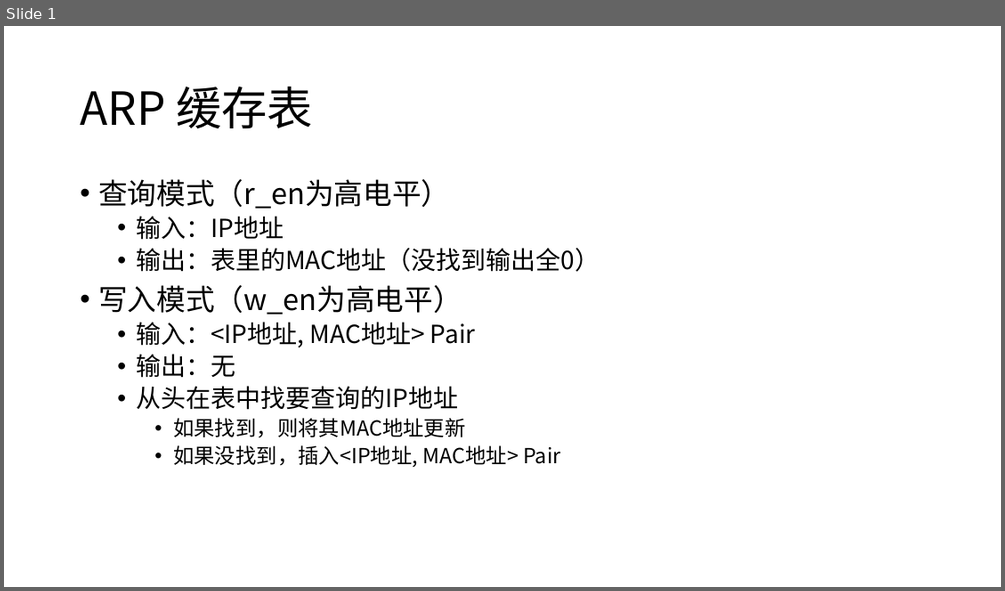
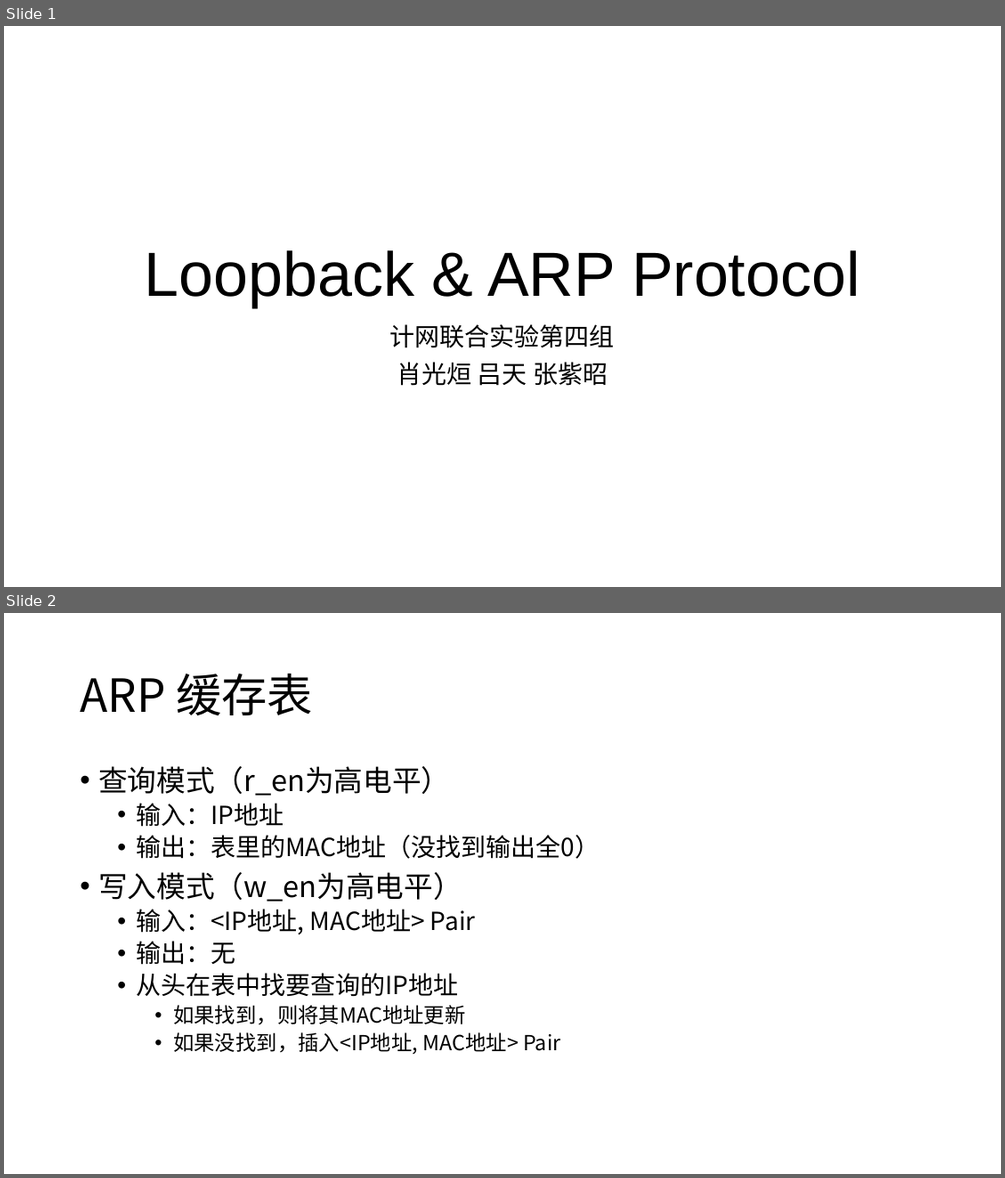
Before and after one commit to Guangxuan-Xiao/FPGA-RV32-Router, a slide deck: ppt/loopback+arp.pptx. Shown one above the other, each under a label of ours: slide 1 before the commit, slides 1 and 2 after it. The pictures are 1005x591 and 1005x1178 pixels, drawn with LibreOffice and Linux fonts; fonts in the diff are those of the drawing. Boxes give left, top, right and bottom in pixels: in the first picture for what was removed or moved away, otherwise in the second. Text is boxed around its words. In the diff, an @@ line names an element or a change of style, - is before the commit and + after.

```diff
--- a/ppt/loopback+arp.pptx
+++ b/ppt/loopback+arp.pptx
@@ slide 1 added at (x1=4, y1=26, x2=1001, y2=587), background #FFFFFF @@
@@ title added at (x1=145, y1=250, x2=860, y2=307), 60 pt, text #000000 @@
+Loopback & ARP Protocol
@@ subtitle added at (x1=390, y1=324, x2=615, y2=386), 24 pt, text #000000 @@
+计网联合实验第四组
+肖光烜 吕天 张紫昭
@@ what was slide 1 is now slide 2 @@
```
Also in this commit, not shown: 1 other slide added, 1 slide removed, 3 other files.
